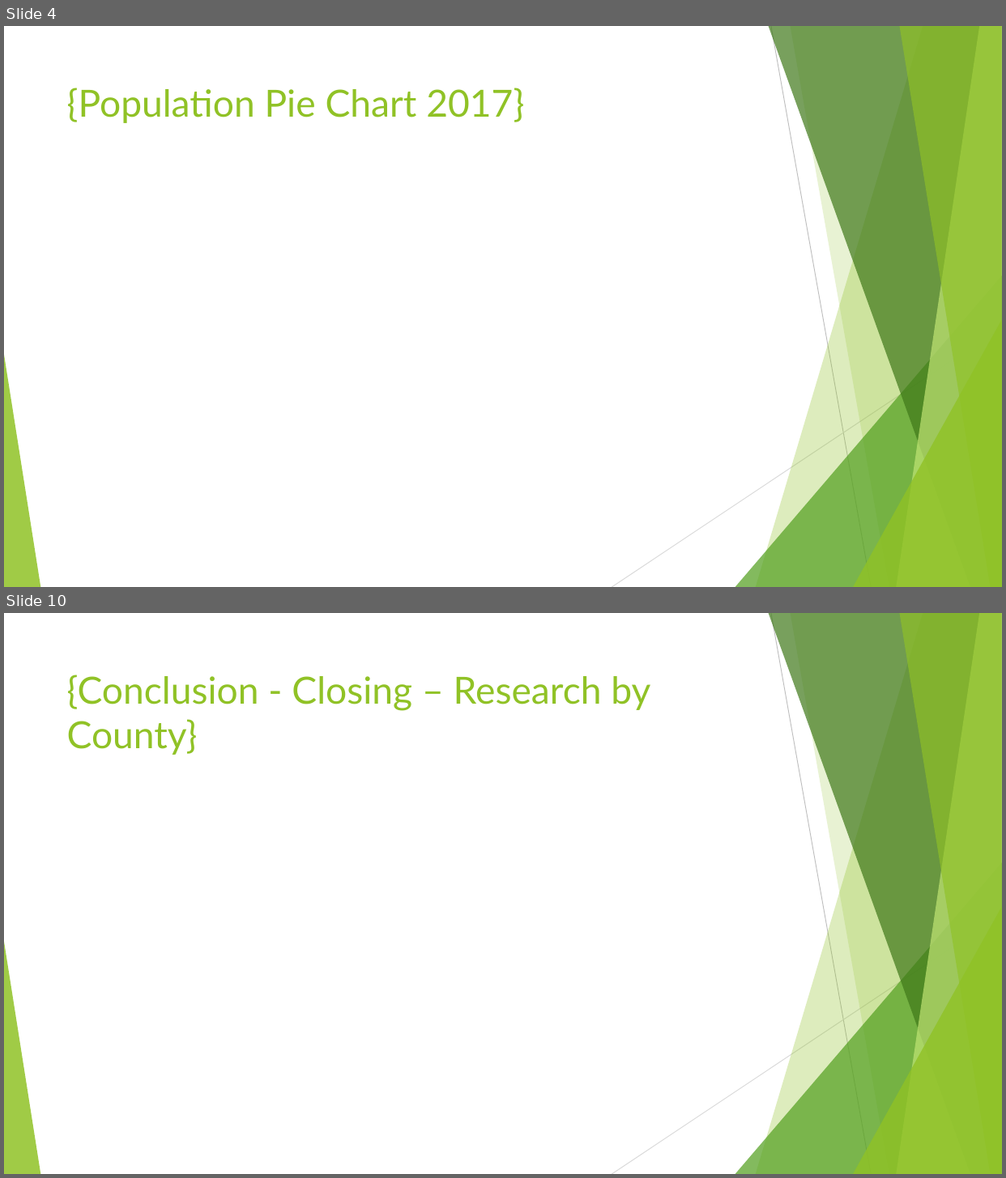
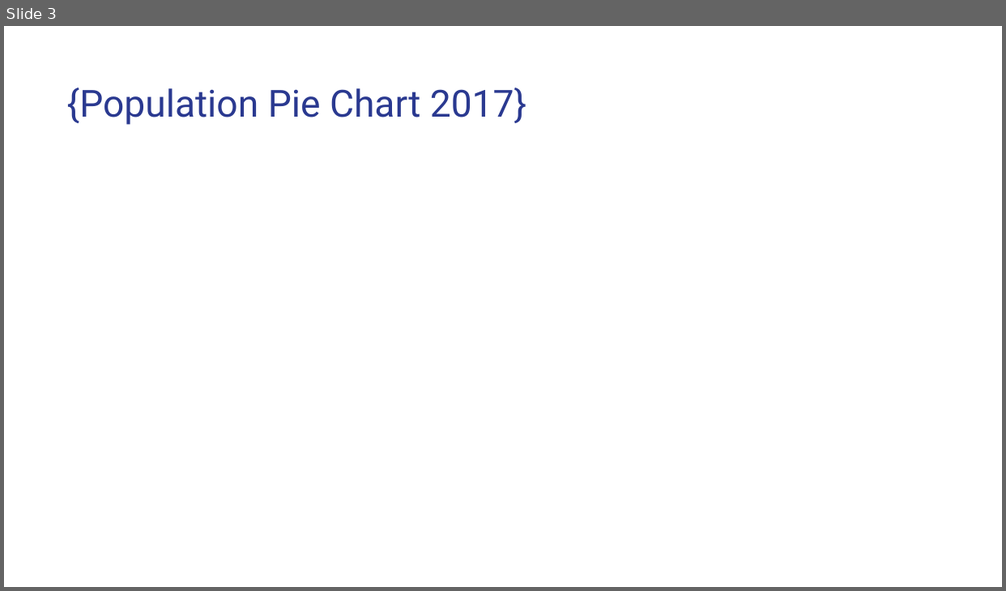
Before and after one commit to Janie228/Entrepreneur_Consultant_1, a slide deck: Doc/Entrepreneurs Research.pptx. Shown one above the other, each under a label of ours: slides 4 and 10 before the commit, slide 3 after it; the slides between them are not shown. The pictures are 1006x1178 and 1006x591 pixels, drawn with LibreOffice and Linux fonts; fonts in the diff are those of the drawing; background and template pictures are left out. Boxes give left, top, right and bottom in pixels: in the first picture for what was removed or moved away, otherwise in the second. Text is boxed around its words. In the diff, an @@ line names an element or a change of style, - is before the commit and + after.

```diff
--- a/Doc/Entrepreneurs Research.pptx
+++ b/Doc/Entrepreneurs Research.pptx
@@ slide 10 removed at [4, 613, 1002, 1174], background #FFFFFF; not listed: 10 template elements that a slide beside it also shows @@
@@ title removed at [67, 675, 650, 755] @@
-{Conclusion - Closing – Research by County}
@@ what was slide 4 is now slide 3 @@
@@ slide 3 changed as well @@
@@ title "{Population Pie Chart 2017}" at [67, 88, 526, 125]: font Lato to Roboto, text colour #90C226 to #2A3990 @@
@@ group removed at [4, 26, 1002, 587]: 5 freeform shapes, 3 triangles, 2 lines @@
```
Also in this commit, not shown: 3 other slides changed, 14 slides added, 6 other slides removed, 1 other file.
